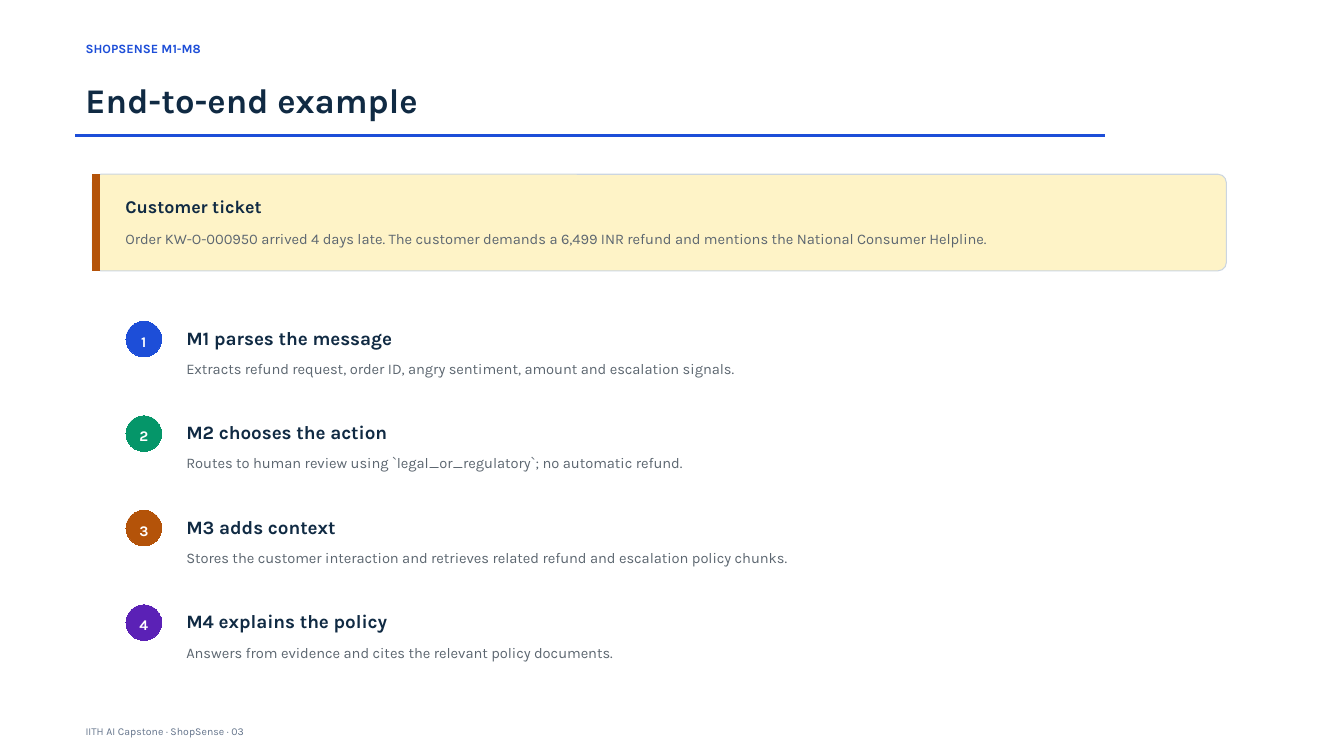
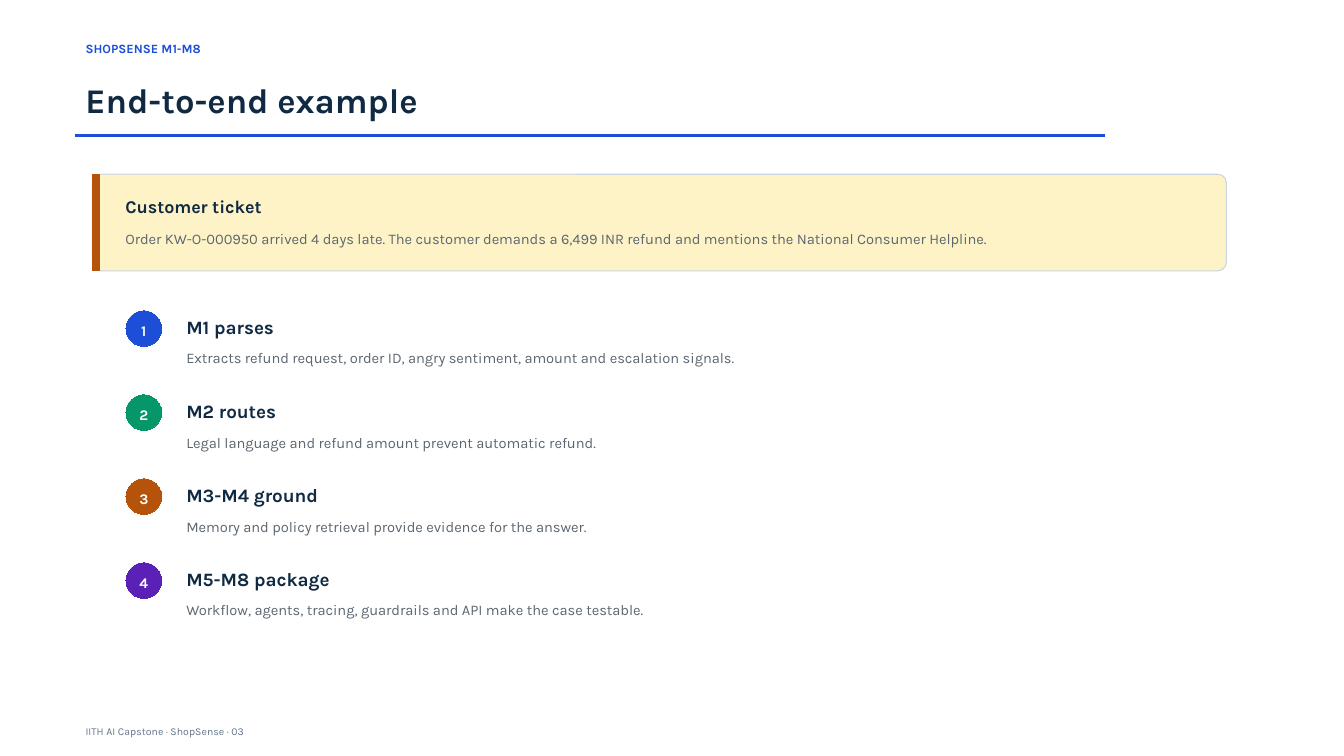
Before and after one commit to abhraj786/iith-ai-capstone-shopsense, a slide deck: slide 3 of docs/deck/iith-ai-capstone-shopsense.pptx. Drawn at 1344x756 pixels with LibreOffice and Linux fonts; fonts in the diff are those of the drawing. Boxes give left, top, right and bottom in pixels: in the first picture for what was removed or moved away, otherwise in the second. Text is boxed around its words. In the diff, an @@ line names an element or a change of style, - is before the commit and + after.

```diff
--- a/docs/deck/iith-ai-capstone-shopsense.pptx
+++ b/docs/deck/iith-ai-capstone-shopsense.pptx
@@ 2 texts, 1 ellipse moved together from (x1=126, y1=322, x2=734, y2=378) to (x1=126, y1=311, x2=734, y2=367) @@
@@ text at (x1=186, y1=321, x2=274, y2=339): text changed @@
-M1 parses the message
+M1 parses
@@ text "2" moved from (x1=139, y1=431, x2=148, y2=441) to (x1=139, y1=410, x2=148, y2=420) @@
@@ ellipse moved from (x1=126, y1=415, x2=161, y2=451) to (x1=126, y1=395, x2=161, y2=431) @@
@@ text at (x1=186, y1=405, x2=276, y2=419): text changed @@
-M2 chooses the action
+M2 routes
@@ text at (x1=186, y1=438, x2=596, y2=452): text changed @@
-Routes to human review using `legal_or_regulatory`; no automatic refund.
+Legal language and refund amount prevent automatic refund.
@@ ellipse moved from (x1=126, y1=510, x2=161, y2=545) to (x1=126, y1=479, x2=161, y2=514) @@
@@ text "3" moved from (x1=139, y1=526, x2=148, y2=536) to (x1=139, y1=494, x2=148, y2=504) @@
@@ text at (x1=186, y1=489, x2=318, y2=507): text changed @@
-M3 adds context
+M3-M4 ground
@@ text at (x1=186, y1=522, x2=586, y2=536): text changed @@
-Stores the customer interaction and retrieves related refund and escalation policy chunks.
+Memory and policy retrieval provide evidence for the answer.
@@ ellipse moved from (x1=126, y1=605, x2=161, y2=640) to (x1=126, y1=563, x2=161, y2=598) @@
@@ text "4" moved from (x1=139, y1=620, x2=148, y2=630) to (x1=139, y1=578, x2=148, y2=588) @@
@@ text at (x1=186, y1=573, x2=330, y2=591): text changed @@
-M4 explains the policy
+M5-M8 package
@@ text at (x1=186, y1=605, x2=643, y2=619): text changed @@
-Answers from evidence and cites the relevant policy documents.
+Workflow, agents, tracing, guardrails and API make the case testable.
```
Also in this commit, not shown: 6 other slides changed, 2 slides added, 9 slides removed, 1 other file.
